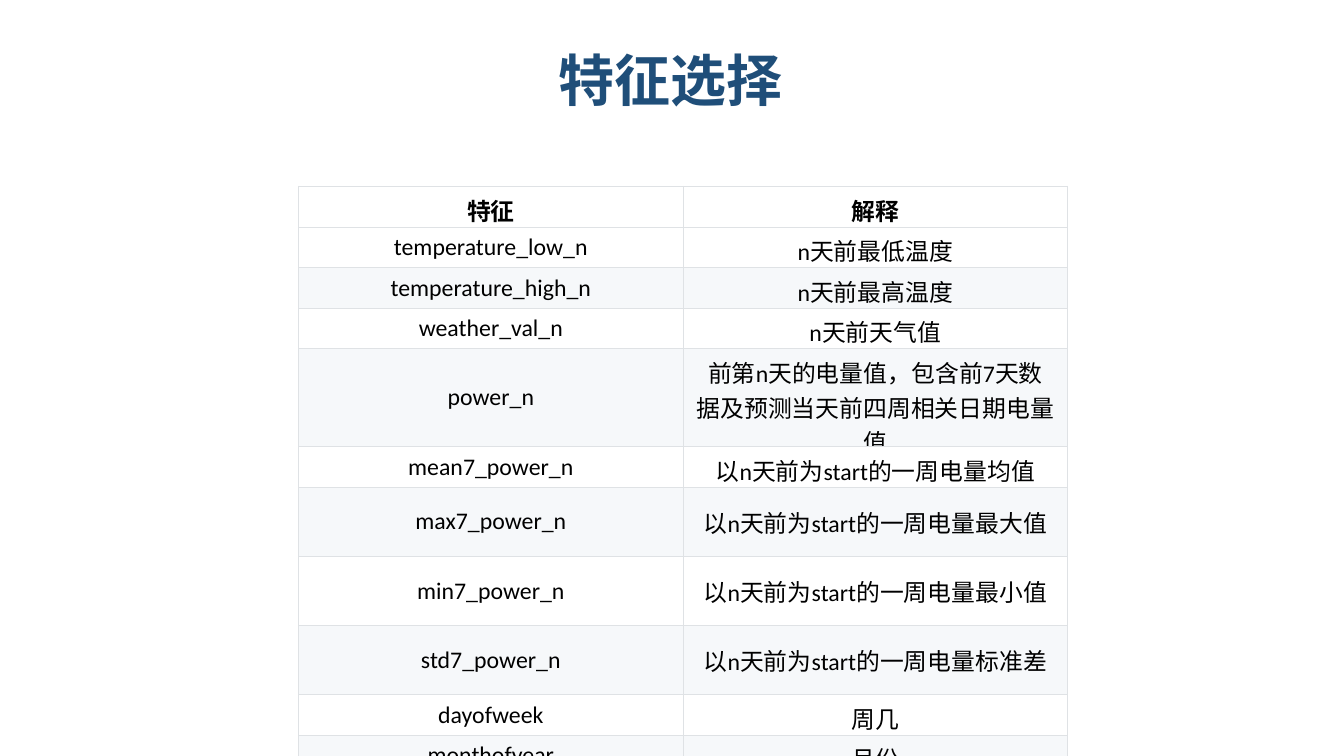
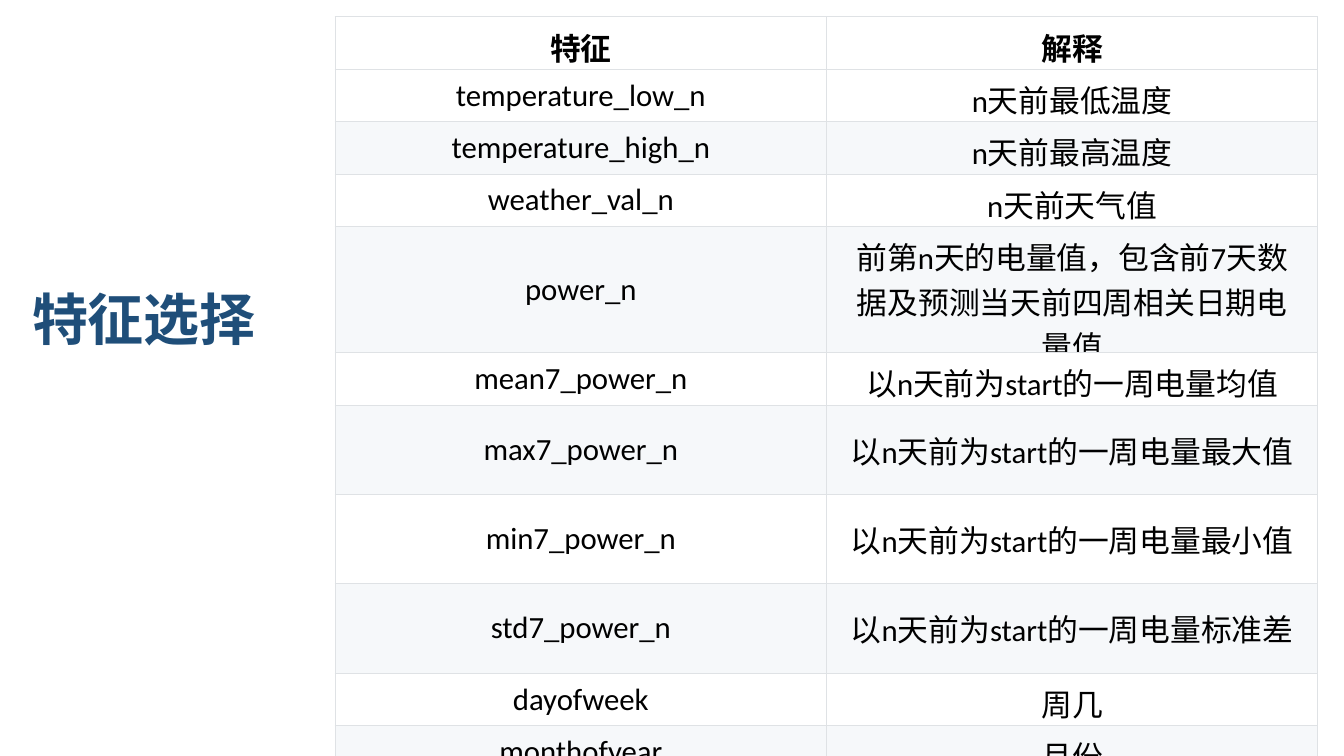
Before and after one commit to lvniqi/tianchi_power, a slide deck: slide 17 of presentation.pptx. Drawn at 1344x756 pixels with LibreOffice and Linux fonts; fonts in the diff are those of the drawing; background and template pictures are left out. Boxes give left, top, right and bottom in pixels: in the first picture for what was removed or moved away, otherwise in the second. Text is boxed around its words. In the diff, an @@ line names an element or a change of style, - is before the commit and + after.

```diff
--- a/presentation.pptx
+++ b/presentation.pptx
@@ table at <box>336,17,1318,723</box> @@
@@ size 17 to 22 pt @@
@@ table: place and size @@
-table at <box>298,187,1069,734</box>
+table at <box>336,17,1318,723</box>
@@ text "特征选择": place and size @@
-text "特征选择" at <box>559,53,783,107</box>
+text "特征选择" at <box>32,292,256,346</box>
```
Also in this commit, not shown: 9 other slides changed.
